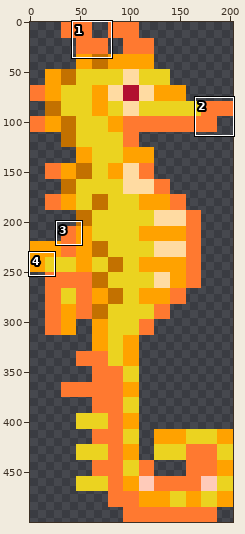
Animated GIF sprite: textures/reverse_seahorse.gif. The first picture is a wide view before the edit; the outline marks the close-up.
Close-up. Before:
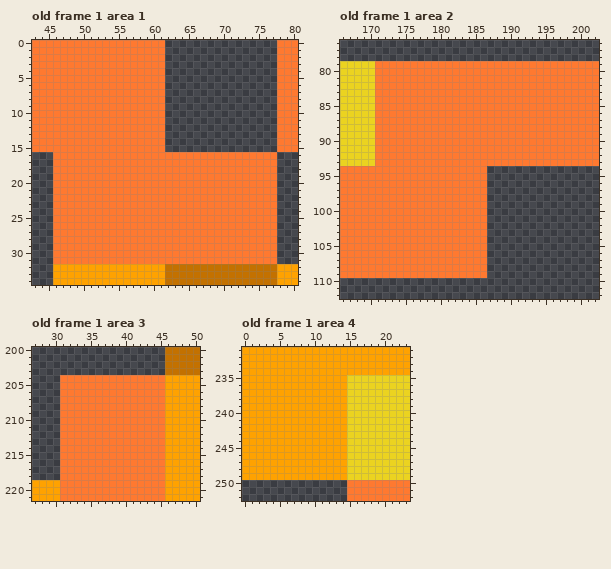
The file is 203x500 pixels. Shown: old frame 1 area 1: x 43..80, y 0..34; old frame 1 area 2: x 166..202, y 76..112; old frame 1 area 3: x 27..50, y 200..221; old frame 1 area 4: x 0..23, y 231..252. The commit also changed other frames or places, which this record leaves out.
After:
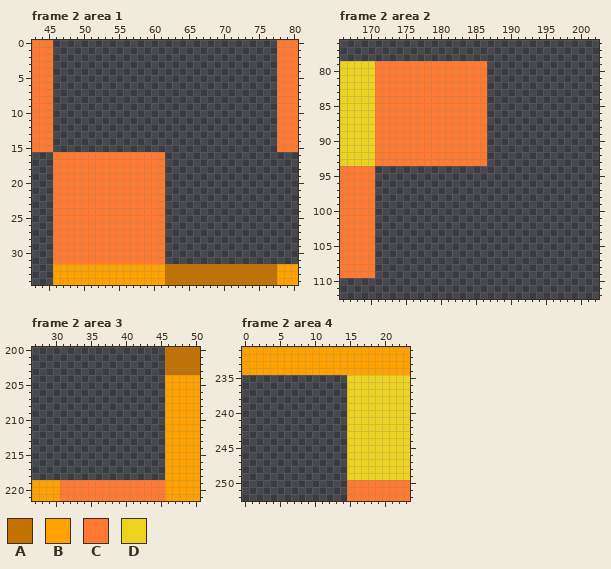
Palette (. is transparent): A #c37100  B #ffa200  C #ff7930  D #ebd320
A new or re-ordered frame is compared with the old frame closest to it.
Change:
frames 1 -> 2
Changed rows in their new state; - is an unchanged pixel.
Frame 2 area 1 is new; against old frame 1:
first column x 46:
 0 ................----------------
 1 ................----------------
 2 ................----------------
 3 ................----------------
 4 ................----------------
 5 ................----------------
 6 ................----------------
 7 ................----------------
 8 ................----------------
 9 ................----------------
10 ................----------------
11 ................----------------
12 ................----------------
13 ................----------------
14 ................----------------
15 ................----------------
16 ----------------................
17 ----------------................
18 ----------------................
19 ----------------................
20 ----------------................
21 ----------------................
22 ----------------................
23 ----------------................
24 ----------------................
25 ----------------................
26 ----------------................
27 ----------------................
28 ----------------................
29 ----------------................
30 ----------------................
31 ----------------................
Frame 2 area 2 is new; against old frame 1:
first column x 171:
 79 ----------------................
 80 ----------------................
 81 ----------------................
 82 ----------------................
 83 ----------------................
 84 ----------------................
 85 ----------------................
 86 ----------------................
 87 ----------------................
 88 ----------------................
 89 ----------------................
 90 ----------------................
 91 ----------------................
 92 ----------------................
 93 ----------------................
 94 ................----------------
 95 ................----------------
 96 ................----------------
 97 ................----------------
 98 ................----------------
 99 ................----------------
100 ................----------------
101 ................----------------
102 ................----------------
103 ................----------------
104 ................----------------
105 ................----------------
106 ................----------------
107 ................----------------
108 ................----------------
109 ................----------------
Frame 2 area 3 is new; against old frame 1:
first column x 31:
204 ...............
205 ...............
206 ...............
207 ...............
208 ...............
209 ...............
210 ...............
211 ...............
212 ...............
213 ...............
214 ...............
215 ...............
216 ...............
217 ...............
218 ...............
Frame 2 area 4 is new; against old frame 1:
first column x 0:
235 ...............
236 ...............
237 ...............
238 ...............
239 ...............
240 ...............
241 ...............
242 ...............
243 ...............
244 ...............
245 ...............
246 ...............
247 ...............
248 ...............
249 ...............
Boxes around the changes in both close-ups, in picture pixels (x1, y1, x2, y2):
erased: (53, 40, 277, 264)
erased: (375, 61, 599, 278)
erased: (60, 375, 165, 480)
erased: (242, 375, 347, 480)
